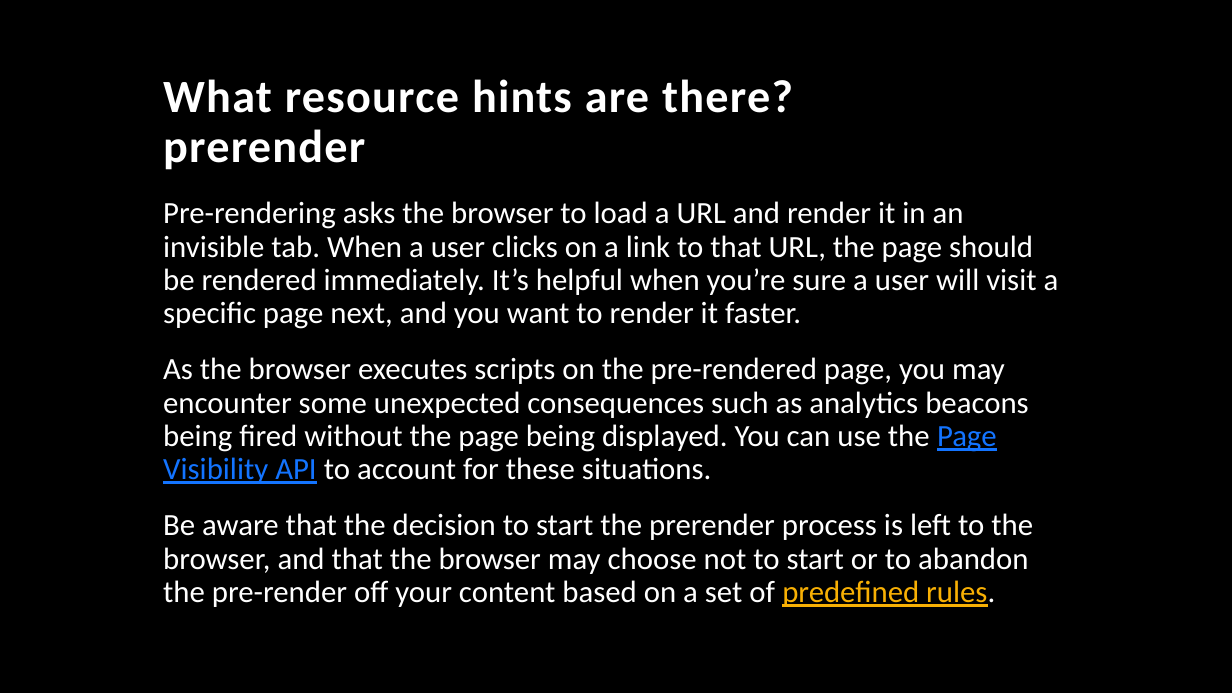
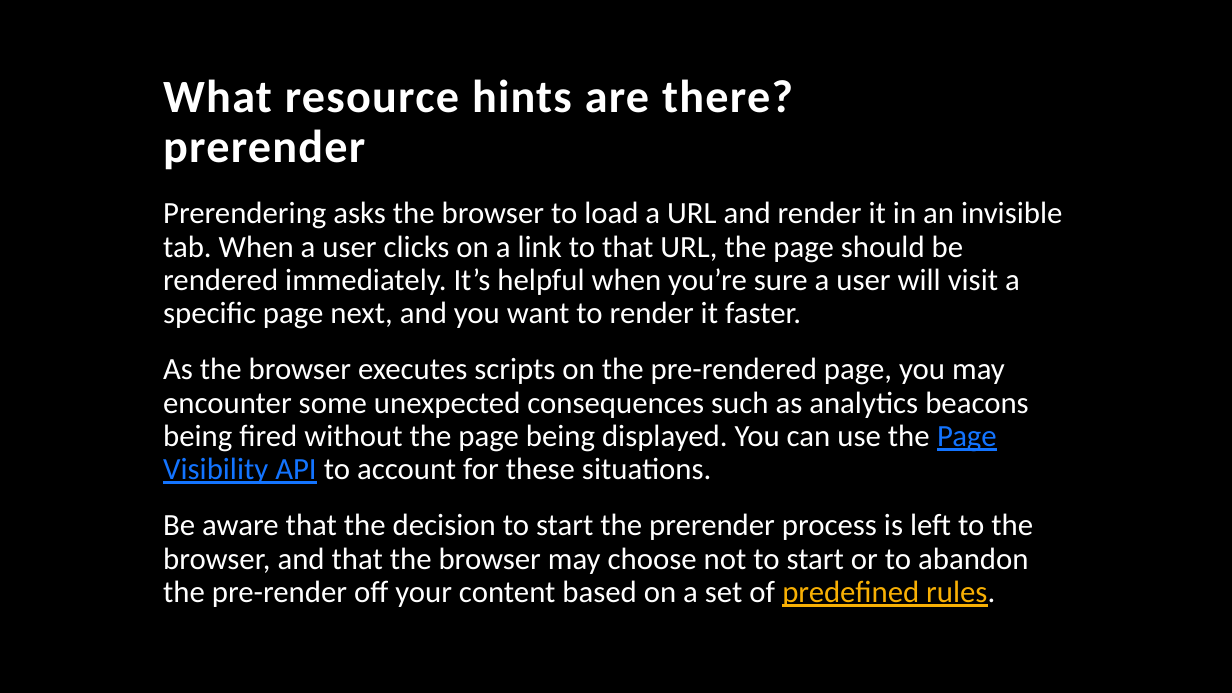
Before and after one commit to TonyMangino/html-resource-hints, a slide deck: slide 53 of Resource Hints.pptx (slide 51 before the commit). Drawn at 1232x693 pixels with LibreOffice and Linux fonts; fonts in the diff are those of the drawing; background and template pictures are left out. Boxes give left, top, right and bottom in pixels: in the first picture for what was removed or moved away, otherwise in the second. Text is boxed around its words. In the diff, an @@ line names an element or a change of style, - is before the commit and + after.

```diff
--- a/Resource Hints.pptx
+++ b/Resource Hints.pptx
@@ text at [163, 201, 1062, 329]: text changed @@
-Pre-rendering asks the browser to load a URL and render it in an invisible tab. When a user clicks on a link to that URL, the page should be rendered immediately. It’s helpful when you’re sure a user will visit a specific page next, and you want to render it faster.
+Prerendering asks the browser to load a URL and render it in an invisible tab. When a user clicks on a link to that URL, the page should be rendered immediately. It’s helpful when you’re sure a user will visit a specific page next, and you want to render it faster.
```
Also in this commit, not shown: 53 other slides changed, 5 slides added, 11 slides removed.
